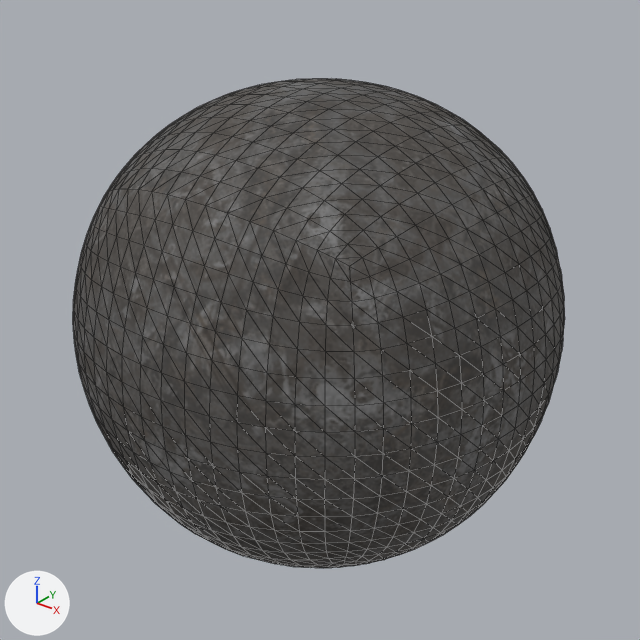
Before and after pictures for a commit that changed the glTF model assets/asteroid/Asteroid.gltf.
Camera for both pictures: a 50 mm lens placed at (1.804, -2.255, 1.399), pointed at (0.0, 0.0, 0.001). Lighting does not change. The marker at lower left points along +X, +Y and +Z. Mesh edges are drawn as thin lines. Vertices at the same position are counted once.

In view in the first picture: 'Asteroid'.
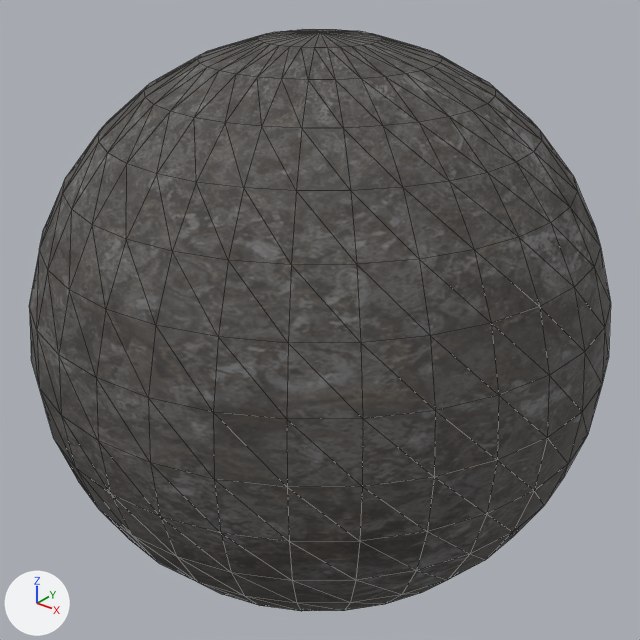
What differs and where, as boxes (x1, y1, x2, y2) in the pictures (640 x 640 px):
'Asteroid', reshaped (18% wider, 19% taller)
    before: (73, 79, 565, 568)
    after: (29, 29, 611, 611)

Diff of the bpy script that builds the scene:
```diff
--- a/assets/asteroid/Asteroid.gltf.py
+++ b/assets/asteroid/Asteroid.gltf.py
@@ me_mesh @@
 # used by ob_asteroid; location = (0.0, 0.0, 0.0)
-me_mesh.from_pydata(...)  # 1538 vertices, 3072 faces; spans x -0.84..0.84, y -0.84..0.84, z -0.84..0.84
+me_mesh.from_pydata(...)  # 482 vertices, 960 faces; spans x -1.0..1.0, y -1.0..1.0, z -1.0..1.0
+# me_mesh part 1: 1538 vertices removed from x -0.84..0.84, y -0.84..0.84, z -0.84..0.84; 482 vertices added at x -1.0..1.0, y -1.0..1.0, z -1.0..1.0, forming a UV sphere (32 segments, 16 rings, poles along z)
 me_mesh.materials.append(mat_asteroid)
```
